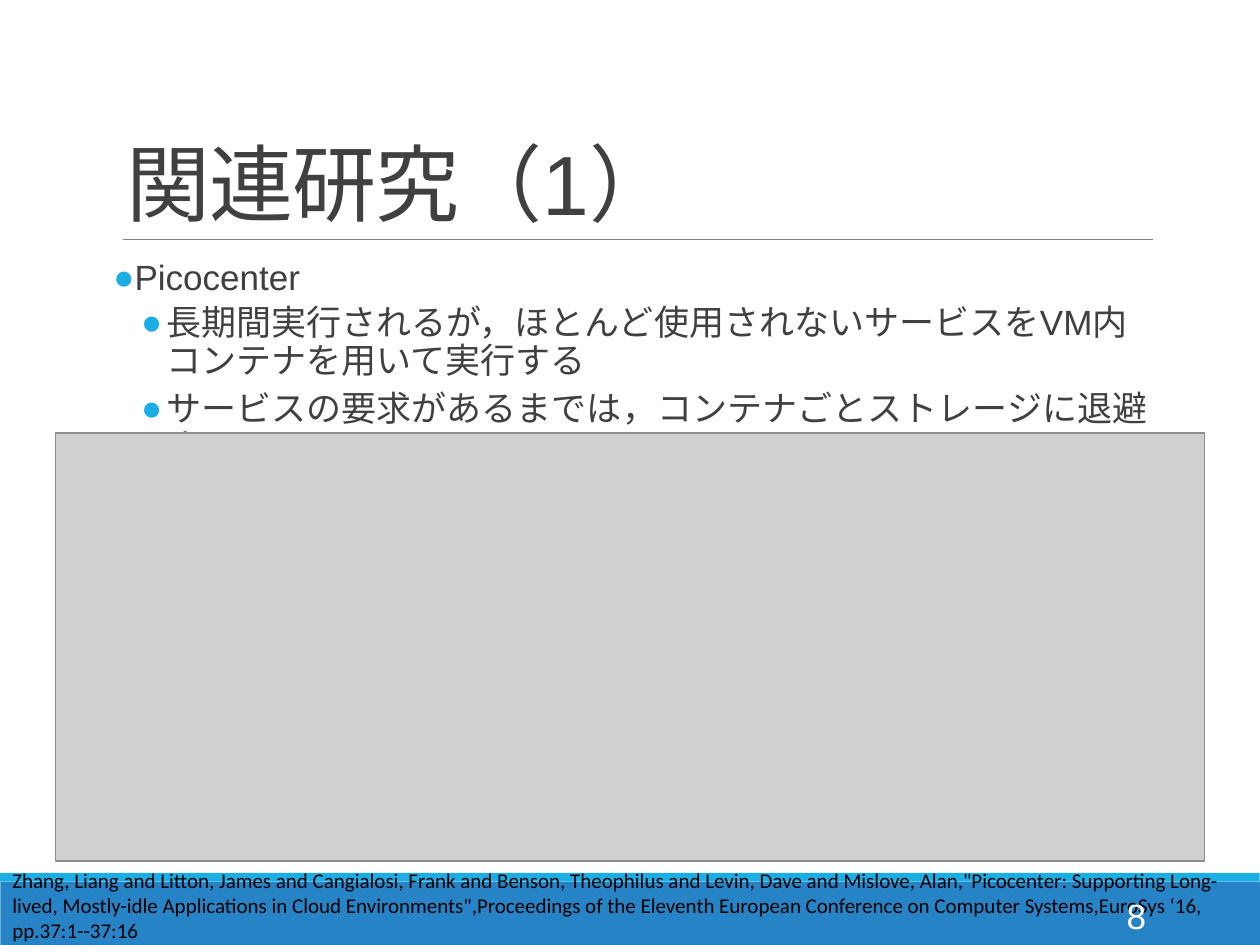
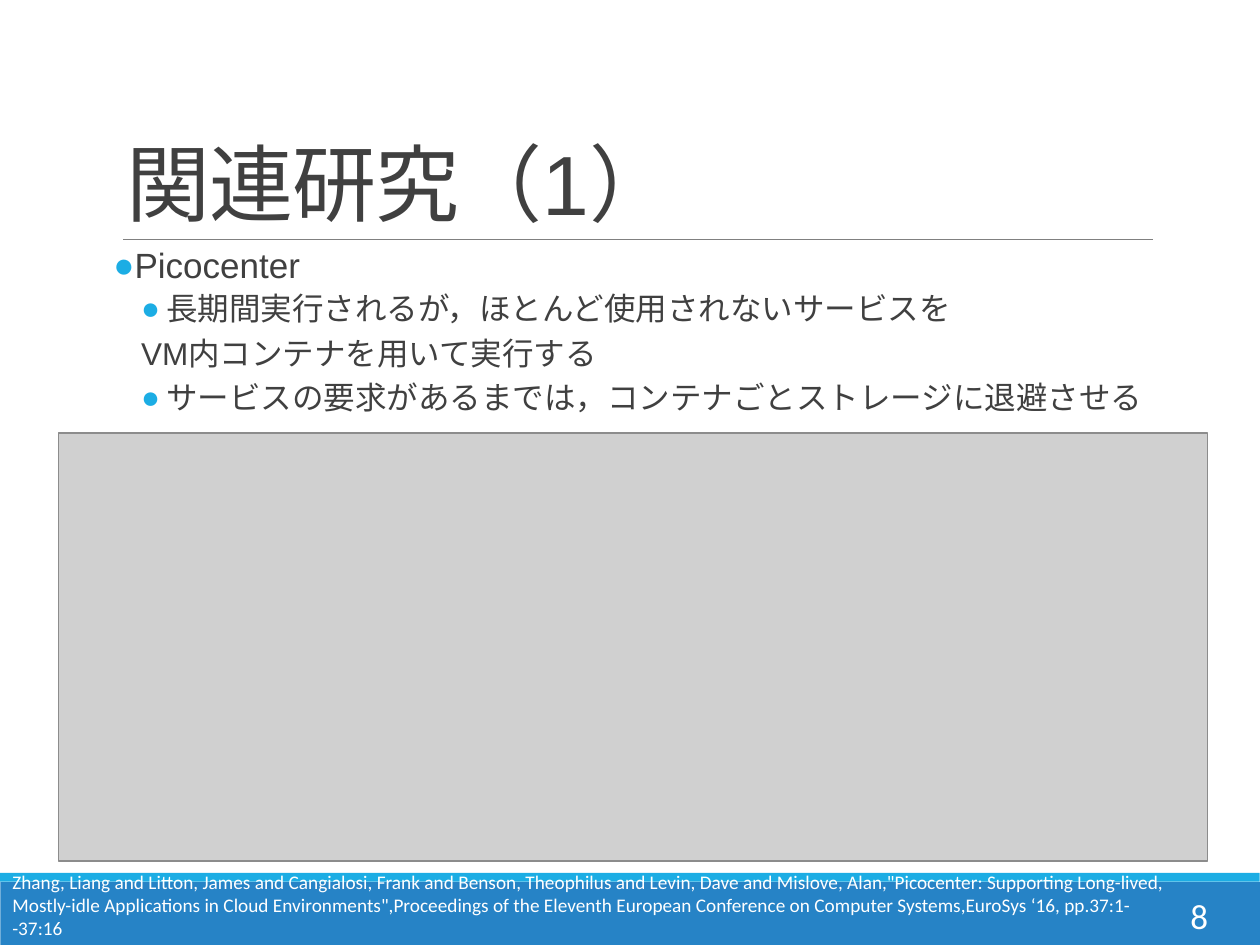
Before and after one commit to Kota0823/Document, a slide deck: slide 8 of 輪講2019-1_鈴木洸太.pptx. Drawn at 1260x945 pixels with LibreOffice and Linux fonts; fonts in the diff are those of the drawing; grey boxes stand for pictures. Boxes give left, top, right and bottom in pixels: in the first picture for what was removed or moved away, otherwise in the second. Text is boxed around its words. In the diff, an @@ line names an element or a change of style, - is before the commit and + after.

```diff
--- a/輪講2019-1_鈴木洸太.pptx
+++ b/輪講2019-1_鈴木洸太.pptx
@@ text "Picocenter" moved from (x1=113, y1=264, x2=1147, y2=434) to (x1=113, y1=252, x2=1142, y2=412) @@
@@ text at (x1=141, y1=293, x2=951, y2=368): text changed; size 20 to 18 pt @@
-  ● 長期間実行されるが，ほとんど使用されないサービスをVM内コンテナを用いて実行する
+  ● 長期間実行されるが，ほとんど使用されないサービスを
+  VM内コンテナを用いて実行する
@@ text at (x1=166, y1=382, x2=1142, y2=412): size 20 to 18 pt in "サービスの要求があるまでは，コンテナごとストレージに退避させる" @@
@@ text "Zhang, Liang and Litton, James ..." at (x1=12, y1=875, x2=1162, y2=935): size 12 to 11 pt, text colour #000000 to #FFFFFF @@
@@ page number moved from (x1=1127, y1=901, x2=1146, y2=930) to (x1=1190, y1=905, x2=1208, y2=930) @@
@@ page number at (x1=1190, y1=905, x2=1208, y2=930): font Arial to Calibri @@
```
Also in this commit, not shown: 30 other slides changed, 2 slides added.
